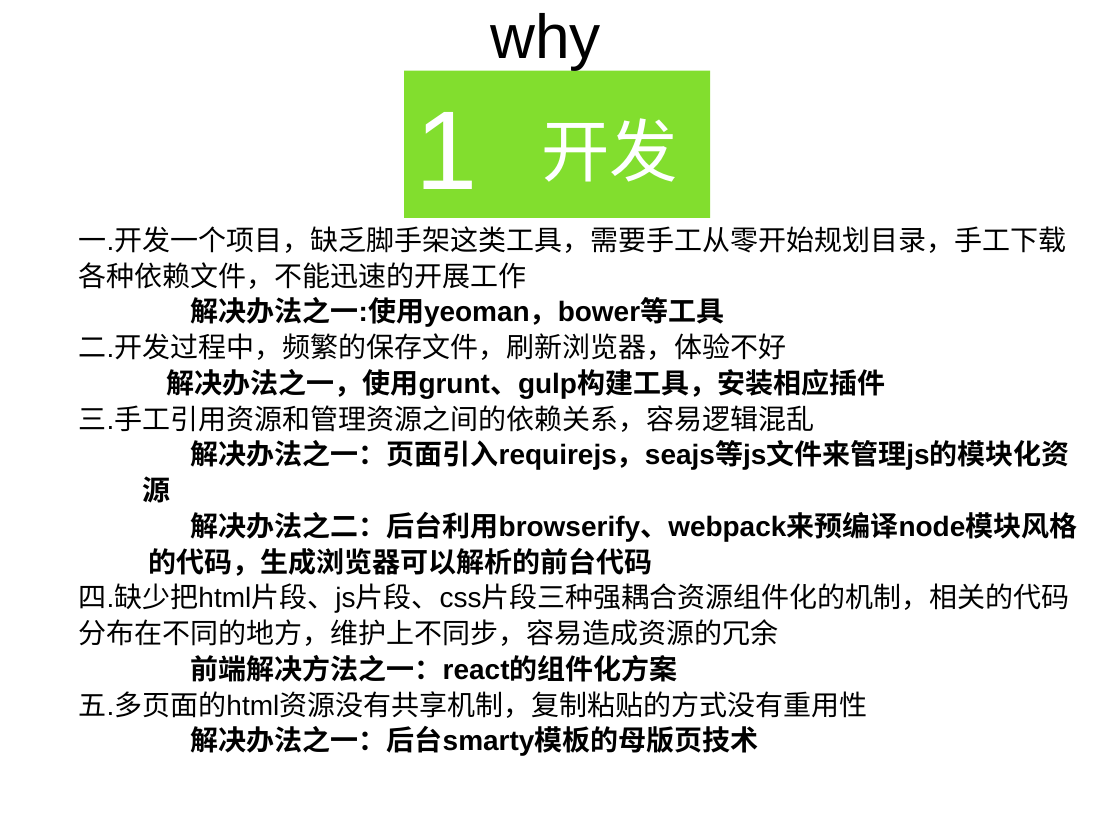
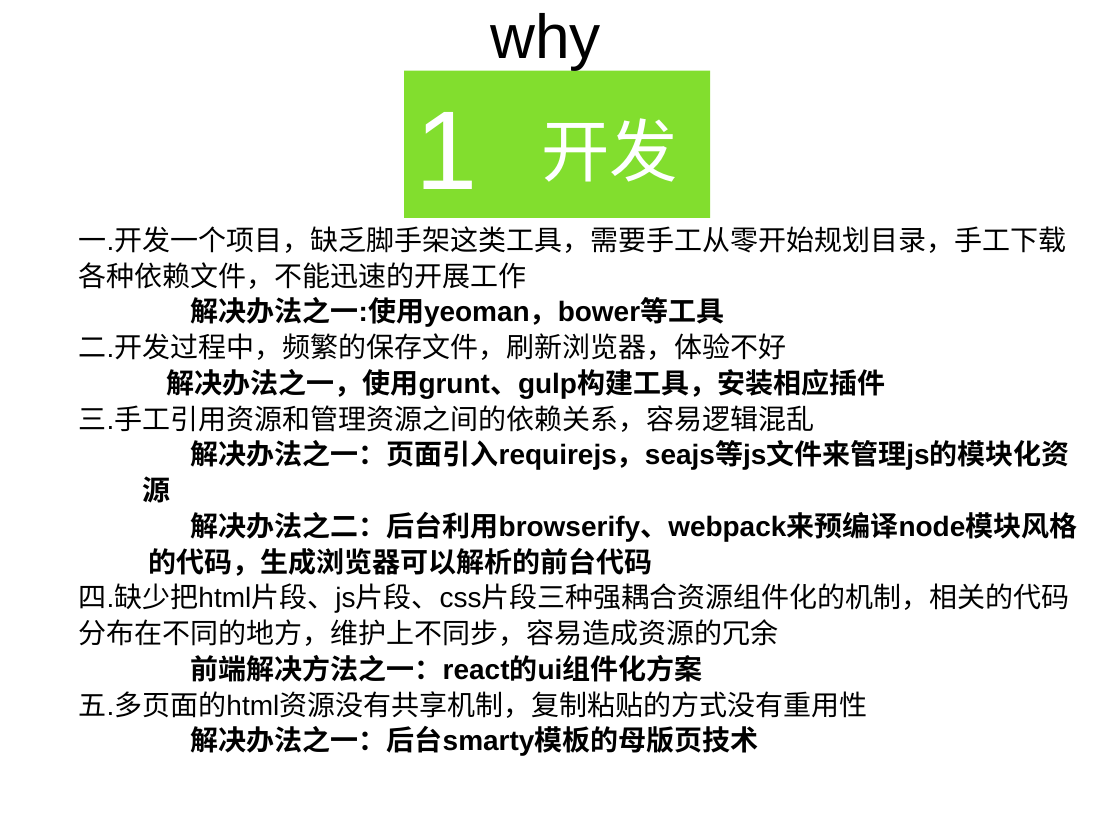
Before and after one commit to somenotes/fis, a slide deck: slide 3 of fis学习.ppt. Drawn at 1120x840 pixels with LibreOffice and Linux fonts; fonts in the diff are those of the drawing. Boxes give left, top, right and bottom in pixels: in the first picture for what was removed or moved away, otherwise in the second. Text is boxed around its words. In the diff, an @@ line names an element or a change of style, - is before the commit and + after.

```diff
--- a/fis学习.ppt
+++ b/fis学习.ppt
@@ text at [191, 655, 703, 682]: text changed @@
-前端解决方法之一：react的组件化方案
+前端解决方法之一：react的ui组件化方案
```
Also in this commit, not shown: 8 other slides changed, 6 slides added, 1 slide removed, 1 other file.
